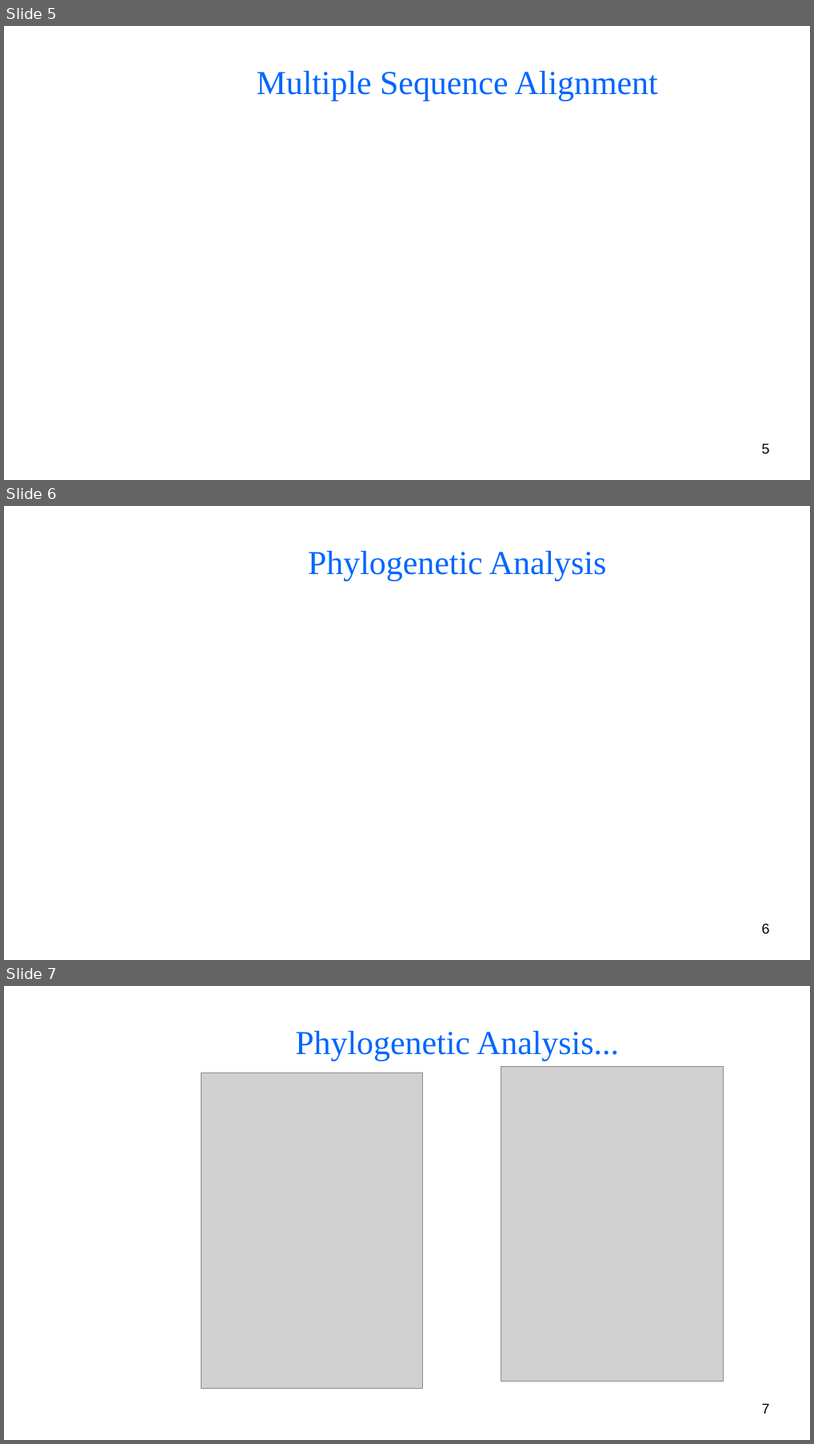
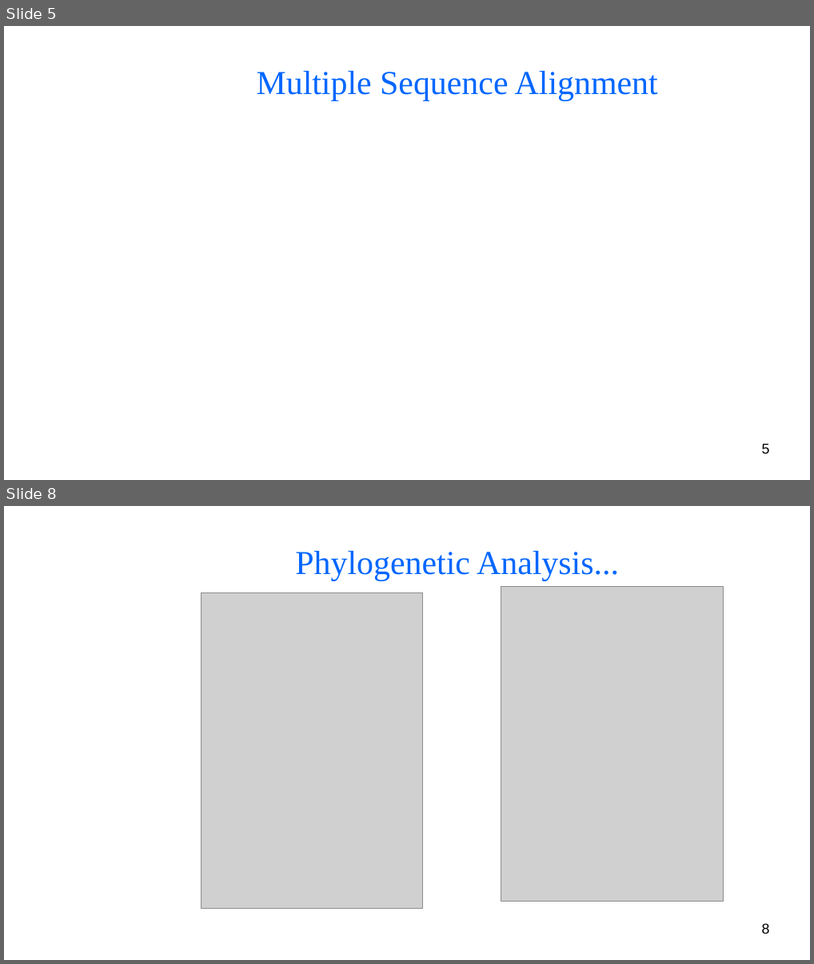
Before and after one commit to BryanAbuchery/Group_Project, a slide deck: Group_presentation.odp. Shown one above the other, each under a label of ours: slides 5, 6 and 7 before the commit, slides 5 and 8 after it; the slides between them are not shown. The pictures are 814x1444 and 814x964 pixels, drawn with LibreOffice and Linux fonts; fonts in the diff are those of the drawing; grey boxes stand for pictures; background and template pictures are left out. Boxes give left, top, right and bottom in pixels: in the first picture for what was removed or moved away, otherwise in the second. Text is boxed around its words. In the diff, an @@ line names an element or a change of style, - is before the commit and + after.

```diff
--- a/Group_presentation.odp
+++ b/Group_presentation.odp
@@ slide 6 removed at [4, 506, 810, 960], background picture (left out) @@
@@ title removed at [308, 551, 607, 580] @@
-Phylogenetic Analysis
@@ page number removed at [762, 923, 770, 933] @@
-6
@@ what was slide 7 is now slide 8 @@
@@ page number at [762, 923, 770, 933]: text changed @@
-7
+8
```
Also in this commit, not shown: 3 slides changed, 4 slides added, 2 other slides removed.
